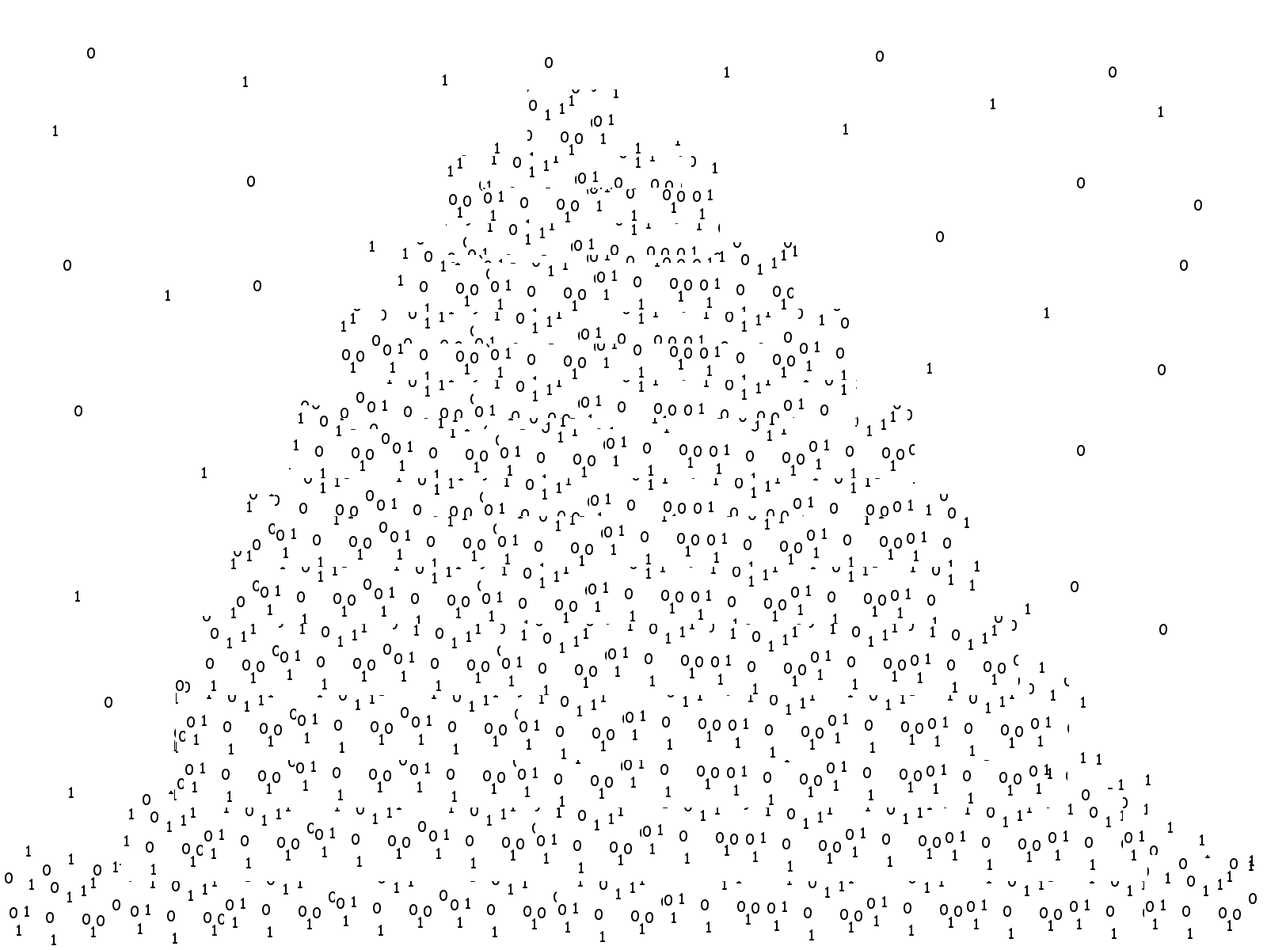
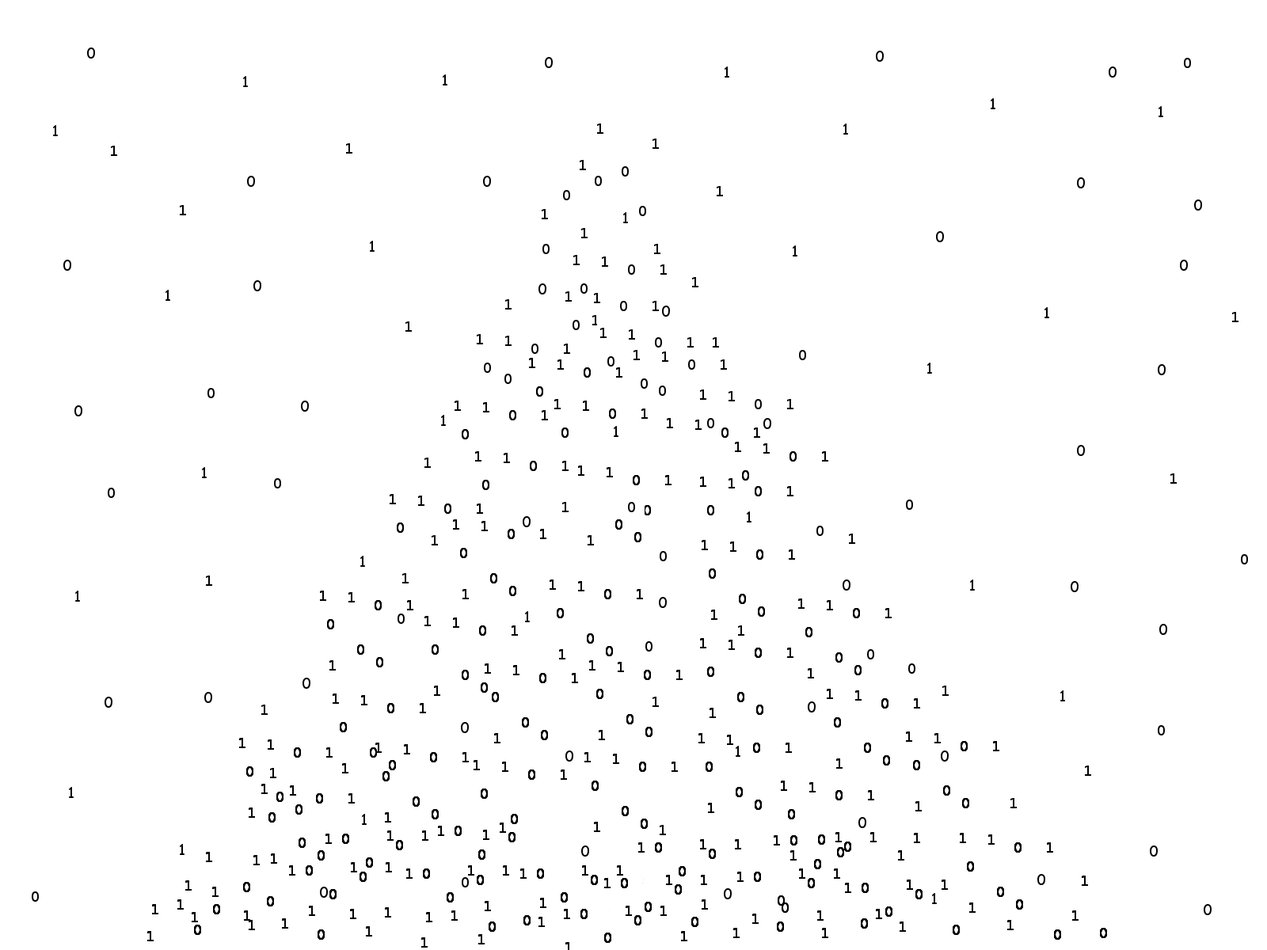
Revision of a layered (1267, 950) image; what changed, layer by layer:
removed layer "Layer Ms-8 (30000ms)" over [4, 57, 1257, 950]
removed layer "Layer Ms-7 (1000ms)" over [4, 57, 1257, 950]
removed layer "Layer Ms-6 (1000ms)" over [4, 57, 1257, 950]
removed layer "Layer Ms-5 (1000ms)" over [4, 57, 1257, 950]
removed layer "Layer Ms-4 (1000ms)" over [4, 57, 1257, 950]
removed layer "Layer Ms-3 (1000ms)" over [4, 57, 1257, 950]
removed layer "Layer Ms-2 (1000ms)" over [4, 57, 1257, 950]
removed layer "Layer Ms-1 (500ms)" over [4, 57, 1257, 950]
added layer "Layer m-7 (15000ms)" above "Layer m-6 (500ms)" over [261, 123, 1017, 809]
added layer "Layer m-6 (500ms)" above "Layer m-5 (500ms)" over [147, 254, 1107, 950]
added layer "Layer m-5 (500ms)" above "Layer m-4 (500ms)" over [147, 357, 1107, 950]
added layer "Layer m-4 (500ms)" above "Layer m-3 (500ms)" over [147, 465, 1107, 950]
added layer "Layer m-3 (500ms)" above "Layer m-2 (500ms)" over [147, 638, 1107, 950]
added layer "Layer m-2 (500ms)" above "Layer m-1 (500ms)" over [147, 733, 1107, 950]
added layer "Layer m-1 (500ms)" above "Layer 01s-1 (500ms)" over [147, 493, 1079, 950]
added layer "Layer 01s-1 (500ms)" above "Layer 0s-2 (500ms) copy" over [4, 57, 1257, 950]
